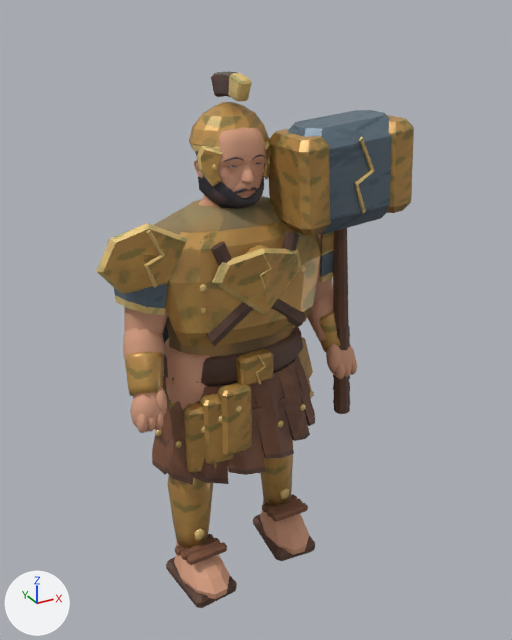
Before and after pictures for a commit that changed the glTF model public/assets/models/nikandros.glb.
The view is the same before and after, from a 50 mm camera at (-1.014, -2.001, 1.977) aimed at (0.127, 0.074, 0.939). The axes (+X, +Y, +Z) are drawn at lower left. The lights are the same throughout. The older version comes first. Vertices at exactly the same position are counted once.

The older version as bpy lines, for what is in view:
```python
me_nikandros_color_and_skin = bpy.data.meshes.new('nikandros color and skin')
me_nikandros_color_and_skin.from_pydata(...)  # 7707 vertices, 14724 faces; spans x -0.48..0.55, y -0.25..0.5, z -0.01..1.8
me_nikandros_color_and_skin.materials.append(mat_painted_metal_edges__textile_and_clay)
ob_nikandros = bpy.data.objects.new('nikandros', me_nikandros_color_and_skin)
ob_nikandros.location = (0.0, 0.0, 0.0)
```
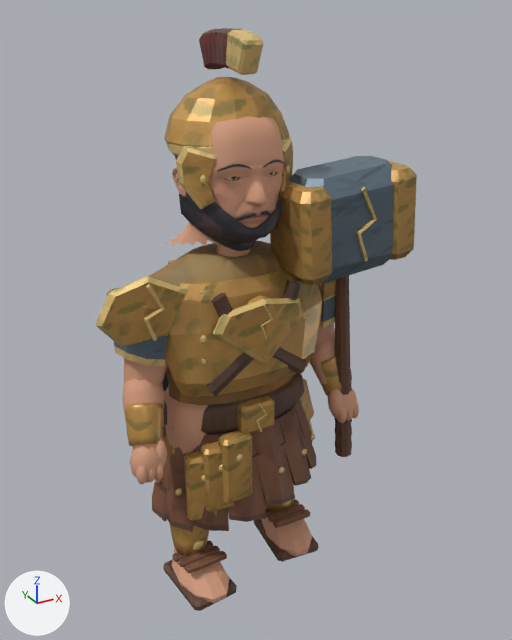
Pixel boxes [x1, y1, x2, y2] of what changed, in the pictures (512 x 640 px; the box of a moved part takes in the faces that stretch with it):
'nikandros', reshaped (9% taller): before [96, 71, 414, 608]; after [95, 28, 417, 611]
part 1 of me_nikandros_color_and_skin, moved or reshaped: before [236, 406, 242, 413]; after [236, 454, 243, 462]
part 2 of me_nikandros_color_and_skin, moved or reshaped: before [218, 416, 222, 423]; after [219, 465, 223, 472]
part 3 of me_nikandros_color_and_skin, moved or reshaped: before [201, 426, 205, 433]; after [201, 475, 205, 482]
part 4 of me_nikandros_color_and_skin, moved or reshaped: before [201, 308, 206, 313]; after [201, 359, 206, 364]
part 5 of me_nikandros_color_and_skin, moved or reshaped: before [200, 284, 207, 292]; after [200, 335, 207, 343]
part 6 of me_nikandros_color_and_skin, moved or reshaped: before [301, 265, 306, 273]; after [302, 312, 308, 320]
part 7 of me_nikandros_color_and_skin, moved or reshaped: before [200, 235, 209, 244]; after [200, 285, 210, 295]
part 8 of me_nikandros_color_and_skin, moved or reshaped: before [165, 221, 321, 347]; after [165, 269, 322, 397]
part 9 of me_nikandros_color_and_skin, moved or reshaped: before [211, 241, 305, 327]; after [212, 292, 307, 374]
part 10 of me_nikandros_color_and_skin, moved or reshaped: before [206, 231, 299, 346]; after [207, 280, 300, 396]
part 11 of me_nikandros_color_and_skin, moved or reshaped: before [218, 382, 252, 455]; after [218, 430, 252, 503]
part 12 of me_nikandros_color_and_skin, moved or reshaped: before [200, 393, 234, 464]; after [201, 441, 234, 512]
part 13 of me_nikandros_color_and_skin, moved or reshaped: before [184, 403, 217, 473]; after [184, 451, 217, 521]
part 14 of me_nikandros_color_and_skin, moved or reshaped (mostly hidden): before [163, 376, 166, 390]; after [163, 391, 167, 437]
part 15 of me_nikandros_color_and_skin, moved or reshaped: before [255, 354, 266, 384]; after [256, 403, 267, 432]
part 16 of me_nikandros_color_and_skin, moved or reshaped: before [260, 254, 272, 289]; after [261, 305, 273, 339]
part 17 of me_nikandros_color_and_skin, moved or reshaped: before [144, 230, 165, 288]; after [144, 284, 165, 341]
part 18 of me_nikandros_color_and_skin, moved or reshaped: before [110, 73, 413, 608]; after [109, 29, 416, 611]
part 19 of me_nikandros_color_and_skin, surface changed: before [123, 72, 357, 603]; after [122, 29, 359, 607]
part 20 of me_nikandros_color_and_skin, recoloured: before [96, 71, 414, 608]; after [95, 28, 417, 611]

Diff of the bpy script that builds the scene:
```diff
--- a/public/assets/models/nikandros.glb.py
+++ b/public/assets/models/nikandros.glb.py
@@ me_nikandros_color_and_skin @@
-me_nikandros_color_and_skin.from_pydata(...)  # 7707 vertices, 14724 faces; spans x -0.48..0.55, y -0.25..0.5, z -0.01..1.8
+me_nikandros_color_and_skin.from_pydata(...)  # 7707 vertices, 14724 faces; spans x -0.5..0.57, y -0.26..0.52, z -0.01..1.92
+# me_nikandros_color_and_skin part 1: the loose piece of 12 vertices spanning x -0.1..-0.07, y -0.2..-0.19, z 0.75..0.78 is moved by (0.0, -0.01, -0.19)
+# me_nikandros_color_and_skin part 2: the loose piece of 12 vertices spanning x -0.15..-0.12, y -0.18..-0.17, z 0.71..0.75 is moved by (-0.01, -0.01, -0.19)
+# me_nikandros_color_and_skin part 3: the loose piece of 12 vertices spanning x -0.2..-0.18, y -0.15, z 0.68..0.71 is moved by (-0.01, -0.01, -0.19)
+# me_nikandros_color_and_skin part 4: the loose piece of 12 vertices spanning x -0.19..-0.17, y -0.16..-0.14, z 1.11..1.14 is moved by (-0.01, -0.01, -0.17)
+# me_nikandros_color_and_skin part 5: the loose piece of 12 vertices spanning x -0.19..-0.17, y -0.16..-0.14, z 1.18..1.21 is moved by (-0.01, -0.01, -0.17)
+# me_nikandros_color_and_skin part 6: the loose piece of 12 vertices spanning x 0.17..0.19, y -0.16..-0.14, z 1.18..1.21 is moved by (0.01, -0.01, -0.17)
+# me_nikandros_color_and_skin part 7: the loose piece of 12 vertices spanning x -0.18..-0.12, y -0.12..-0.1, z 1.27..1.35 is moved by (-0.01, 0.0, -0.16)
+# me_nikandros_color_and_skin part 8: the loose piece of 70 vertices spanning x -0.3..0.3, y -0.19..0.03, z 0.99..1.35 is scaled about its middle by 1.04, then moved by (0.0, 0.0, -0.17)
+# me_nikandros_color_and_skin part 9: the loose piece of 21 vertices spanning x -0.15..0.18, y -0.2..-0.14, z 1.0..1.34 is moved by (0.0, -0.01, -0.17)
+# me_nikandros_color_and_skin part 10: the loose piece of 21 vertices spanning x -0.18..0.15, y -0.2..-0.14, z 1.0..1.34 is moved by (0.0, -0.01, -0.17)
+# me_nikandros_color_and_skin part 11: the loose piece of 32 vertices spanning x -0.14..-0.03, y -0.19..-0.13, z 0.59..0.84 is moved by (0.0, -0.01, -0.19)
+# me_nikandros_color_and_skin part 12: the loose piece of 32 vertices spanning x -0.19..-0.08, y -0.18..-0.11, z 0.55..0.8 is moved by (-0.01, -0.01, -0.19)
+# me_nikandros_color_and_skin part 13: the loose piece of 32 vertices spanning x -0.25..-0.13, y -0.16..-0.08, z 0.52..0.77 is moved by (-0.01, 0.0, -0.19)
+# me_nikandros_color_and_skin part 14: the loose piece of 42 vertices spanning x -0.28..-0.13, y -0.04..0.13, z 0.66..0.94 is moved by (-0.01, 0.0, -0.18)
+# me_nikandros_color_and_skin part 15: the loose piece of 20 vertices spanning x -0.01..0.03, y -0.18..-0.17, z 0.83..0.94 is moved by (0.0, -0.01, -0.18)
+# me_nikandros_color_and_skin part 16: the loose piece of 20 vertices spanning x -0.02..0.03, y -0.21..-0.2, z 1.18..1.3 is moved by (0.0, -0.01, -0.17)
+# me_nikandros_color_and_skin part 17: the loose piece of 20 vertices spanning x -0.36..-0.3, y -0.15..-0.14, z 1.23..1.4 is moved by (-0.01, -0.01, -0.16)
+# me_nikandros_color_and_skin part 18: 7080 of 7707 vertices moved; they spanned x -0.48..0.55, y -0.25..0.5, z -0.01..1.8 and now span x -0.5..0.57, y -0.26..0.52, z -0.01..1.92; mean shift (0.0, -0.01, -0.1); largest move (-0.06, 0.46, 0.45) -> (-0.06, 0.47, 0.25)
+# me_nikandros_color_and_skin part 19: 6511 kept faces spanning x -0.44..0.55, y -0.24..0.51, z -0.01..1.92 get new texture (UV) coordinates
+# me_nikandros_color_and_skin part 20: 5044 kept faces spanning x -0.5..0.57, y -0.26..0.52, z -0.01..1.92 get new vertex colours
+# other edits to the shape of me_nikandros_color_and_skin do not show in these pictures
 me_nikandros_color_and_skin.materials.append(mat_painted_metal_edges__textile_and_clay)
```
